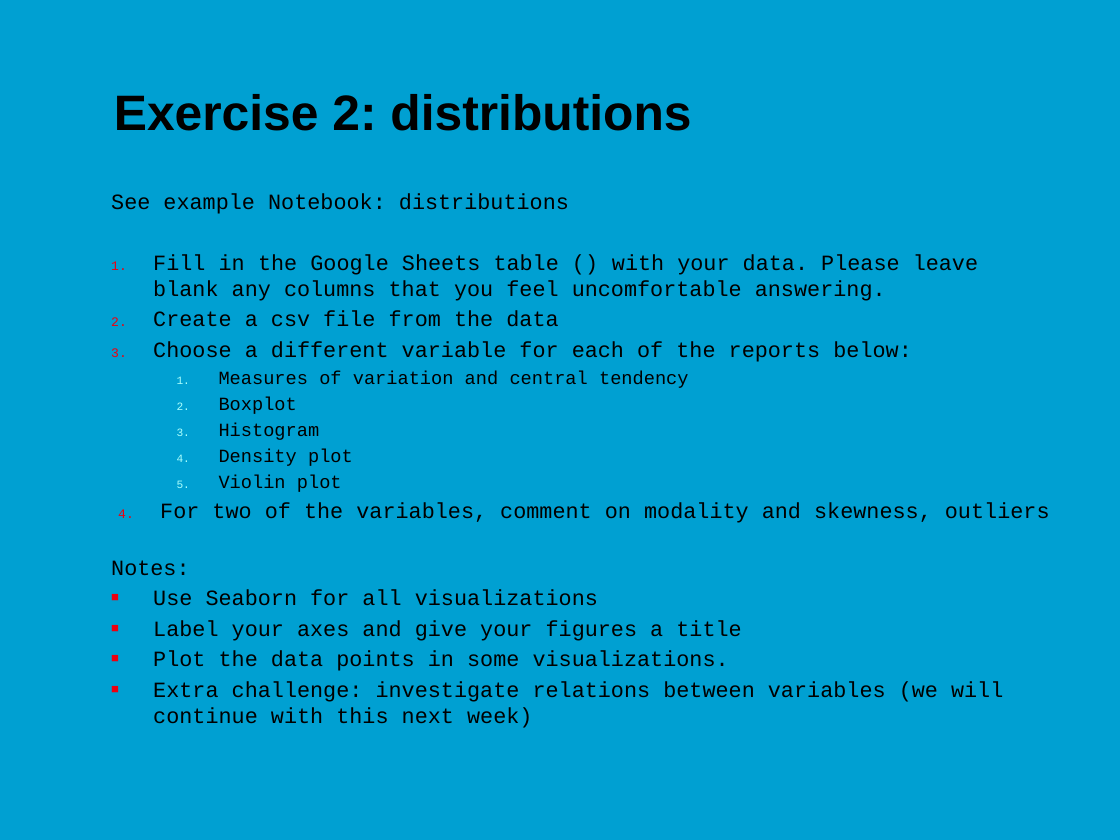
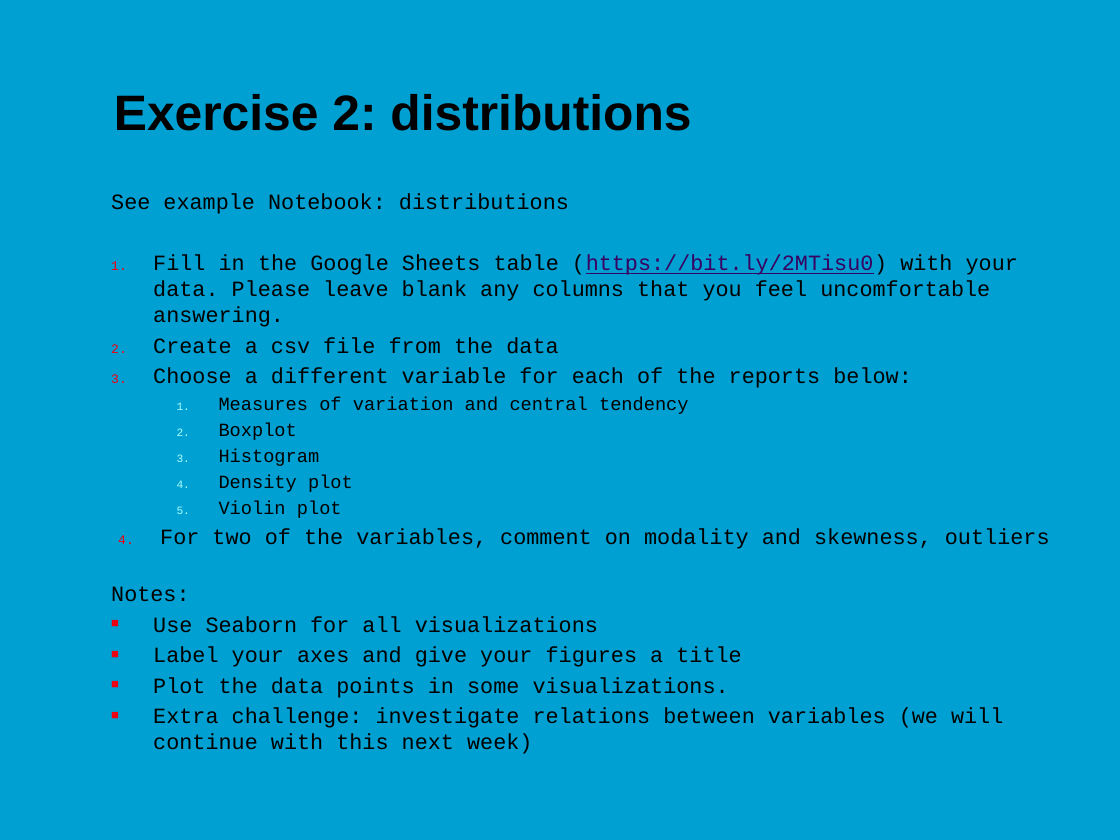
Before and after one commit to jonasmoons/data-driven-learning, a slide deck: slide 27 of slides/Week 1.pptx (slide 25 before the commit). Drawn at 1120x840 pixels with LibreOffice and Linux fonts; fonts in the diff are those of the drawing; background and template pictures are left out. Boxes give left, top, right and bottom in pixels: in the first picture for what was removed or moved away, otherwise in the second. Text is boxed around its words. In the diff, an @@ line names an element or a change of style, - is before the commit and + after.

```diff
--- a/slides/Week 1.pptx
+++ b/slides/Week 1.pptx
@@ text at (153, 254, 1018, 327): text changed @@
-1. Fill in the Google Sheets table () with your data. Please leave blank any columns that you feel uncomfortable answering.
+1. Fill in the Google Sheets table (https://bit.ly/2MTisu0) with your data. Please leave blank any columns that you feel uncomfortable answering.
```
Also in this commit, not shown: 1 other slide changed, 2 slides added, 1 slide removed, 31 other files.
